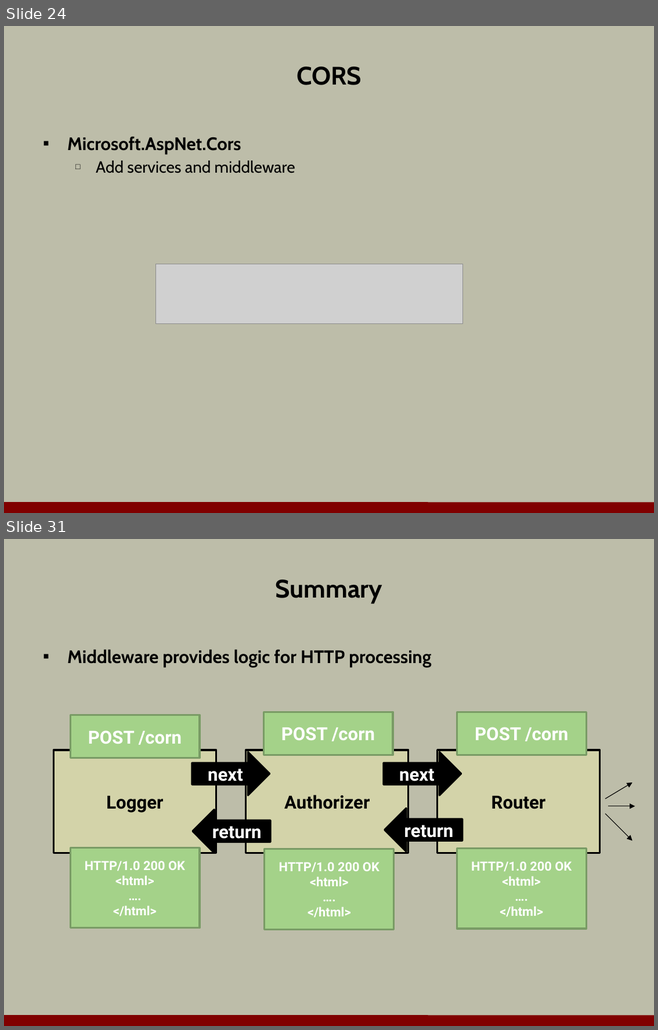
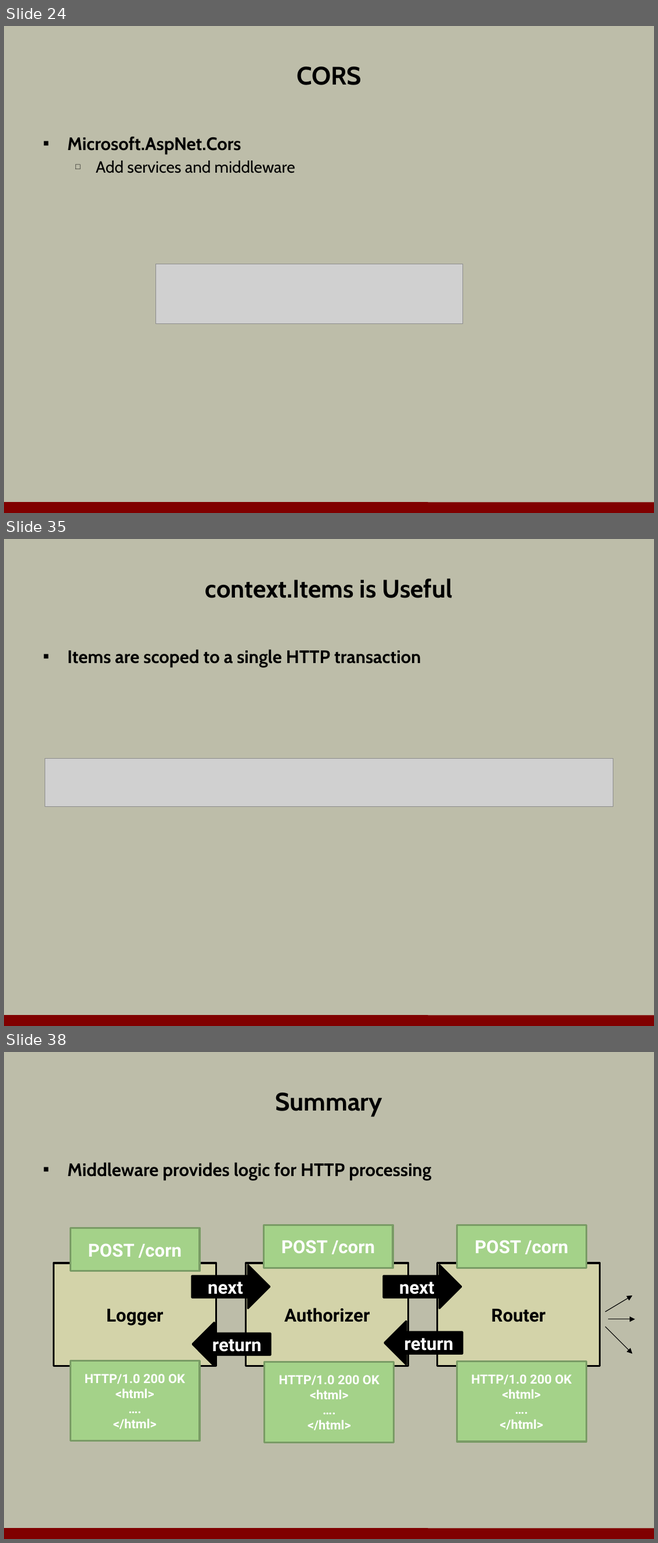
Before and after one commit to OdeToCode/classes, a slide deck: aspnet5/slides/a1_middleware.pptx. Shown one above the other, each under a label of ours: slides 24 and 31 before the commit, slides 24, 35 and 38 after it; the slides between them are not shown. The pictures are 658x1030 and 658x1543 pixels, drawn with LibreOffice and Linux fonts; fonts in the diff are those of the drawing; grey boxes stand for pictures; background and template pictures are left out. Boxes give left, top, right and bottom in pixels: in the first picture for what was removed or moved away, otherwise in the second. Text is boxed around its words. In the diff, an @@ line names an element or a change of style, - is before the commit and + after.

```diff
--- a/aspnet5/slides/a1_middleware.pptx
+++ b/aspnet5/slides/a1_middleware.pptx
@@ slide 35 added at <box>4,539,654,1026</box>, background #BDBDA9; not listed: 1 template element that a slide beside it also shows @@
@@ title added at <box>205,578,452,598</box>, 28 pt, text #000000, bold @@
+context.Items is Useful
@@ text added at <box>67,649,420,667</box>, 20 pt, text #000000, bold @@
+▪ Items are scoped to a single HTTP transaction
@@ picture added at <box>45,759,612,806</box> @@
@@ what was slide 31 is now slide 38 @@
```
Also in this commit, not shown: 2 slides changed, 10 other slides added, 4 slides removed.
